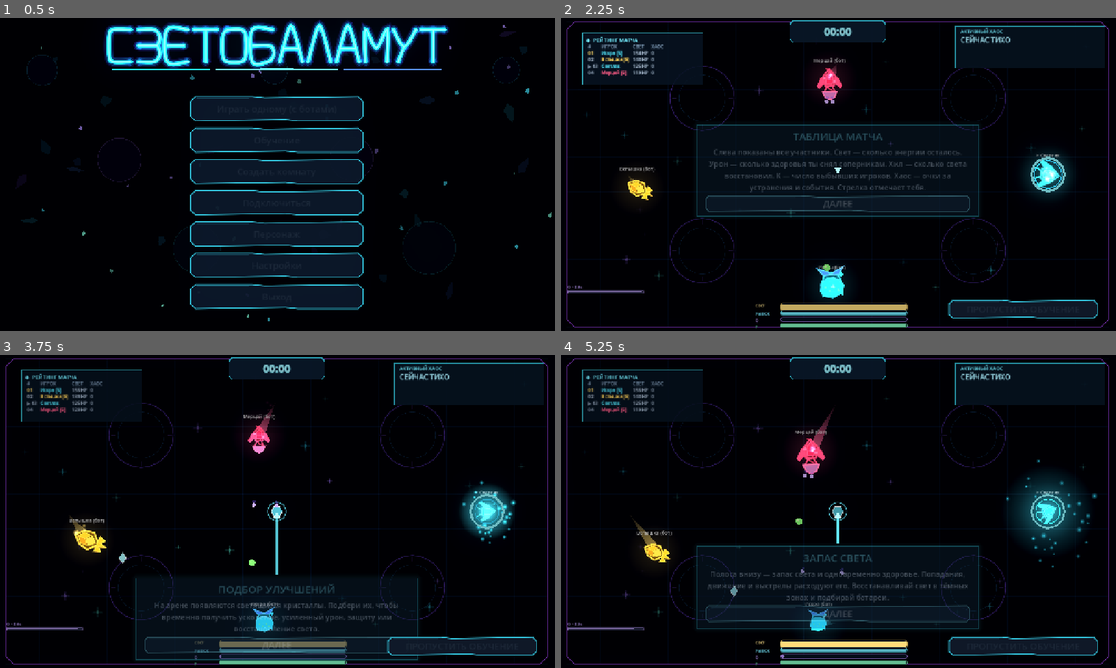
Above: before the commit, frames 1-4 (two rows, left to right).
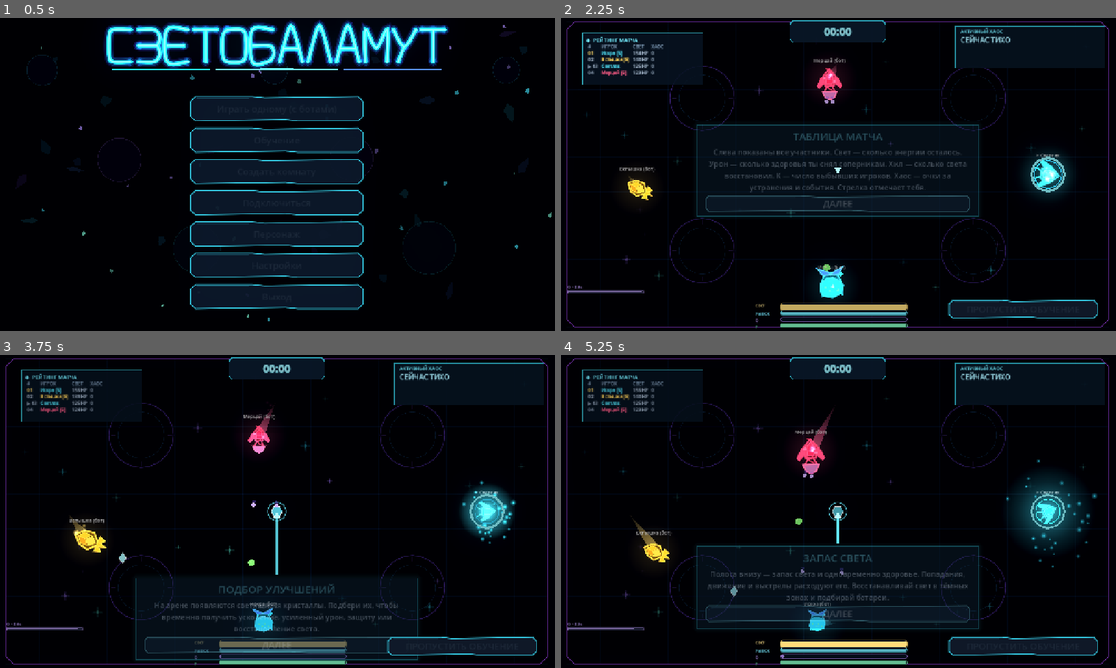
Above: after the commit, the same moments.

Repository: DvoreZZKy/svetobalamut
Game: Godot game, scene res://scenes/menu.tscn
Same seed, same stepped clock (60 frames per second), same inputs: the game is played once before the commit and once after it.
Inputs (mouse positions are in pixels of both pictures, inside the frame that each line leads up to):
- Up to frame 1 (0.5 s): no input
- Up to frame 2 (2.25 s): click "Играть одному (с ботами)" at 0.5 s; tap Enter (restart) at 1.25 s; move the mouse to (960, 158) at 1.27 s; press the mouse at (960, 158) at 1.28 s; hold D (right) 1.28-2 s; tap Q (ability) at 1.35 s; release the mouse at (960, 158) at 2 s; click "ДАЛЕЕ" at 2 s
- Up to frame 3 (3.75 s): move the mouse to (166, 527) at 2.77 s; hold S (down) 2.78-3.5 s; click (166, 527) at 2.85 s; tap Q (ability) at 3.05 s; click "ДАЛЕЕ" at 3.5 s
- Up to frame 4 (5.25 s): move the mouse to (894, 442) at 4.27 s; press the mouse at (894, 442) at 4.28 s; hold D (right) 4.28-5 s; tap Q (ability) at 4.35 s; release the mouse at (894, 442) at 5 s; click "ДАЛЕЕ" at 5 s

Frame 1 is identical in both runs. In frame 2, less than 0.1% of the frame differs, in the area x 13-52%, y 17-90%; in frame 3, 0.1%; in frame 4, 0.3%, in the area x 13-52%, y 17-89%.

Commit message:
Rebalance all character stats

Diff:
--- a/scripts/menu.gd
+++ b/scripts/menu.gd
@@ -563,13 +563,7 @@
 		"Управляет дистанцией • Q: отталкивание • F: смена полярности",
 		"Фазовый • Q: короткая неуязвимость • F: пространственный скачок"
 	]
-	var counter_kind: int = int(Sim.COUNTER_TARGETS[G.profile_kind])
-	var countered_by := 0
-	for candidate in Sim.COUNTER_TARGETS.size():
-		if int(Sim.COUNTER_TARGETS[candidate]) == G.profile_kind:
-			countered_by = candidate
-			break
-	profile_info.text = "%s\n%s\n✦ Контрит: %s  •  Уязвим к: %s\n%s • %s" % [kinds[G.profile_kind], class_notes[G.profile_kind], kinds[counter_kind], kinds[countered_by], outfits[G.profile_outfit], hats[G.profile_hat]]
+	profile_info.text = "%s\n%s\n%s • %s" % [kinds[G.profile_kind], class_notes[G.profile_kind], outfits[G.profile_outfit], hats[G.profile_hat]]
 
 
 func _add_facet_panel(parent: Control, target: Control, fill: Color, edge: Color) -> void:
--- a/scripts/sim.gd
+++ b/scripts/sim.gd
@@ -6,32 +6,27 @@
 const A := Vector2(1600, 900)
 const MAX_LIGHT := 125.0
 const CLASS_STATS := [
-	{"name":"Светляк","hp":125.0,"def":0.95,"atk":0.82,"speed":1.12,"rate":0.22,"ability":"Перегрузка"},
-	{"name":"Капсула","hp":140.0,"def":0.88,"atk":1.35,"speed":0.78,"rate":0.56,"ability":"Энергощит"},
-	{"name":"Призрак","hp":130.0,"def":0.88,"atk":1.0,"speed":1.20,"rate":0.26,"ability":"Фазовый скачок"},
-	{"name":"Кристалл","hp":140.0,"def":0.96,"atk":1.65,"speed":1.0,"rate":0.46,"ability":"Звёздный залп"},
-	{"name":"Импульс","hp":118.0,"def":1.02,"atk":0.95,"speed":1.22,"rate":0.24,"ability":"Разгон"},
-	{"name":"Магнит","hp":132.0,"def":0.96,"atk":0.95,"speed":0.96,"rate":0.32,"ability":"Притяжение"},
-	{"name":"Слизень","hp":155.0,"def":0.84,"atk":0.86,"speed":0.82,"rate":0.34,"ability":"Липкая броня"},
-	{"name":"Сверхнова","hp":112.0,"def":1.08,"atk":1.18,"speed":0.94,"rate":0.38,"ability":"Вспышка"},
-	{"name":"Мираж","hp":120.0,"def":1.0,"atk":0.96,"speed":1.16,"rate":0.28,"ability":"Смещение"},
+	{"name":"Светляк","hp":125.0,"def":0.95,"atk":0.90,"speed":1.12,"rate":0.22,"ability":"Перегрузка"},
+	{"name":"Капсула","hp":136.0,"def":0.88,"atk":1.30,"speed":0.78,"rate":0.56,"ability":"Энергощит"},
+	{"name":"Призрак","hp":126.0,"def":0.88,"atk":1.0,"speed":1.16,"rate":0.26,"ability":"Фазовый скачок"},
+	{"name":"Кристалл","hp":140.0,"def":0.96,"atk":1.55,"speed":1.0,"rate":0.46,"ability":"Звёздный залп"},
+	{"name":"Импульс","hp":123.0,"def":1.02,"atk":1.0,"speed":1.17,"rate":0.24,"ability":"Разгон"},
+	{"name":"Магнит","hp":132.0,"def":0.96,"atk":1.02,"speed":0.96,"rate":0.30,"ability":"Притяжение"},
+	{"name":"Слизень","hp":155.0,"def":0.86,"atk":0.95,"speed":0.86,"rate":0.34,"ability":"Липкая броня"},
+	{"name":"Сверхнова","hp":118.0,"def":1.08,"atk":1.18,"speed":0.94,"rate":0.38,"ability":"Вспышка"},
+	{"name":"Мираж","hp":124.0,"def":1.0,"atk":1.0,"speed":1.16,"rate":0.28,"ability":"Смещение"},
 	{"name":"Осколок","hp":126.0,"def":0.98,"atk":1.08,"speed":1.04,"rate":0.30,"ability":"Гранёный залп"},
-	{"name":"Сингулярность","hp":138.0,"def":0.94,"atk":0.98,"speed":0.88,"rate":0.36,"ability":"Гравитационная яма"},
-	{"name":"Рикошет","hp":122.0,"def":1.0,"atk":1.0,"speed":1.08,"rate":0.29,"ability":"Отскок"},
-	{"name":"Вулкан","hp":145.0,"def":0.92,"atk":1.12,"speed":0.90,"rate":0.40,"ability":"Перегрев"},
-	{"name":"Паразит","hp":128.0,"def":0.98,"atk":1.02,"speed":1.02,"rate":0.31,"ability":"Высасывание"},
+	{"name":"Сингулярность","hp":138.0,"def":0.94,"atk":1.0,"speed":0.93,"rate":0.36,"ability":"Гравитационная яма"},
+	{"name":"Рикошет","hp":122.0,"def":1.0,"atk":1.04,"speed":1.08,"rate":0.29,"ability":"Отскок"},
+	{"name":"Вулкан","hp":145.0,"def":0.92,"atk":1.12,"speed":0.94,"rate":0.37,"ability":"Перегрев"},
+	{"name":"Паразит","hp":128.0,"def":0.98,"atk":1.05,"speed":1.02,"rate":0.31,"ability":"Высасывание"},
 	{"name":"Маятник","hp":130.0,"def":0.97,"atk":1.0,"speed":1.06,"rate":0.30,"ability":"Размах"},
-	{"name":"Губка","hp":150.0,"def":0.86,"atk":0.90,"speed":0.88,"rate":0.35,"ability":"Поглощение"},
-	{"name":"Генератор","hp":124.0,"def":0.98,"atk":0.92,"speed":0.98,"rate":0.33,"ability":"Автотурель"},
-	{"name":"Полярность","hp":134.0,"def":0.94,"atk":1.0,"speed":1.0,"rate":0.32,"ability":"Отталкивание"},
-	{"name":"Фантом","hp":116.0,"def":0.90,"atk":1.08,"speed":1.24,"rate":0.28,"ability":"Фазирование"}
+	{"name":"Губка","hp":150.0,"def":0.86,"atk":0.98,"speed":0.92,"rate":0.33,"ability":"Поглощение"},
+	{"name":"Генератор","hp":124.0,"def":0.98,"atk":1.0,"speed":1.02,"rate":0.30,"ability":"Автотурель"},
+	{"name":"Полярность","hp":134.0,"def":0.94,"atk":1.04,"speed":1.0,"rate":0.32,"ability":"Отталкивание"},
+	{"name":"Фантом","hp":116.0,"def":0.90,"atk":1.04,"speed":1.17,"rate":0.28,"ability":"Фазирование"}
 ]
 
-## Every class has one counter and one class that counters it.
-## A counter deals 18% more damage; its counter deals 14% less.
-const COUNTER_TARGETS := [15, 3, 18, 10, 14, 6, 7, 4, 0, 12, 17, 9, 13, 16, 8, 2, 5, 11, 1]
-const COUNTER_DAMAGE_BONUS := 1.18
-const COUNTER_DAMAGE_RESIST := 0.86
 
 const SPEED := 470.0
 const DASH_SPEED := 1550.0
@@ -900,15 +895,7 @@
 		return
 	if float(p.get("phase_t", 0.0)) > 0.0:
 		return
-	var matchup_damage: float = dmg
-	if src != 0 and players.has(src):
-		var attacker_kind: int = posmod(int(players[src].get("kind", 0)), COUNTER_TARGETS.size())
-		var defender_kind: int = posmod(int(p.get("kind", 0)), COUNTER_TARGETS.size())
-		if int(COUNTER_TARGETS[attacker_kind]) == defender_kind:
-			matchup_damage *= COUNTER_DAMAGE_BONUS
-		elif int(COUNTER_TARGETS[defender_kind]) == attacker_kind:
-			matchup_damage *= COUNTER_DAMAGE_RESIST
-	var reduced: float = matchup_damage * float(p.get("defense", 1.0)) * 0.90
+	var reduced: float = dmg * float(p.get("defense", 1.0)) * 0.90
 	if p.kind == 1 and p.ability_t > 0.0:
 		reduced *= 0.72
 	var shield_before: float = float(p.get("shield_hp", 0.0))
--- a/tests/sim_smoke.gd
+++ b/tests/sim_smoke.gd
@@ -271,42 +271,19 @@
 		if float(roster_player.max_light) < 100.0 or float(roster_player.max_light) > 160.0:
 			_fail("class %d has invalid max light" % kind)
 
-	# Counter matchup matrix: every class counters exactly one class and is countered by exactly one.
-	if Sim.COUNTER_TARGETS.size() != Sim.CLASS_STATS.size():
-		_fail("counter matrix does not cover the full roster")
-	else:
-		var incoming_counters: Array[int] = []
-		for kind in Sim.CLASS_STATS.size():
-			var target_kind: int = int(Sim.COUNTER_TARGETS[kind])
-			if target_kind < 0 or target_kind >= Sim.CLASS_STATS.size() or target_kind == kind:
-				_fail("class %d has an invalid counter target" % kind)
-			if incoming_counters.has(target_kind):
-				_fail("class %d is countered by more than one class" % target_kind)
-			incoming_counters.append(target_kind)
-		if incoming_counters.size() != Sim.CLASS_STATS.size():
-			_fail("some classes have no natural counter")
-		for kind in Sim.CLASS_STATS.size():
-			var target_kind: int = int(Sim.COUNTER_TARGETS[kind])
-			var matchup_cfg: Array = [
-				{"id": 1, "name": "Counter", "human": true, "color": 0, "kind": kind, "outfit": 0, "hat": 0},
-				{"id": 2, "name": "Target", "human": true, "color": 1, "kind": target_kind, "outfit": 0, "hat": 0}
-			]
-			sim.reset(matchup_cfg)
-			sim.chaos_enabled = false
-			var counter_target: Dictionary = sim.players[2]
-			var counter_light_before: float = float(counter_target.light)
-			var base_damage: float = 10.0 * float(counter_target.defense) * 0.90
-			sim._damage(counter_target, 10.0, 1, false)
-			if not is_equal_approx(counter_light_before - float(counter_target.light), base_damage * Sim.COUNTER_DAMAGE_BONUS):
-				_fail("class %d did not receive its counter damage bonus against class %d" % [kind, target_kind])
-			# Reverse the duel: the countered class must deal reduced damage back.
-			sim.reset(matchup_cfg)
-			counter_target = sim.players[1]
-			counter_light_before = float(counter_target.light)
-			base_damage = 10.0 * float(counter_target.defense) * 0.90
-			sim._damage(counter_target, 10.0, 2, false)
-			if not is_equal_approx(counter_light_before - float(counter_target.light), base_damage * Sim.COUNTER_DAMAGE_RESIST):
-				_fail("class %d did not resist its countered class %d" % [kind, target_kind])
+	# First-pass class balance: all 19 profiles stay inside safe gameplay ranges.
+	for kind in Sim.CLASS_STATS.size():
+		var balance_data: Dictionary = Sim.CLASS_STATS[kind]
+		if float(balance_data.hp) < 100.0 or float(balance_data.hp) > 160.0:
+			_fail("class %d has out-of-range health after balance pass" % kind)
+		if float(balance_data.def) < 0.80 or float(balance_data.def) > 1.12:
+			_fail("class %d has out-of-range defense after balance pass" % kind)
+		if float(balance_data.atk) < 0.75 or float(balance_data.atk) > 1.70:
+			_fail("class %d has out-of-range attack after balance pass" % kind)
+		if float(balance_data.speed) < 0.75 or float(balance_data.speed) > 1.30:
+			_fail("class %d has out-of-range speed after balance pass" % kind)
+		if float(balance_data.rate) < 0.20 or float(balance_data.rate) > 0.60:
+			_fail("class %d has out-of-range fire interval after balance pass" % kind)
 
 	# Every class now has a mechanically distinct ordinary attack.
 	for kind in Sim.CLASS_STATS.size():
